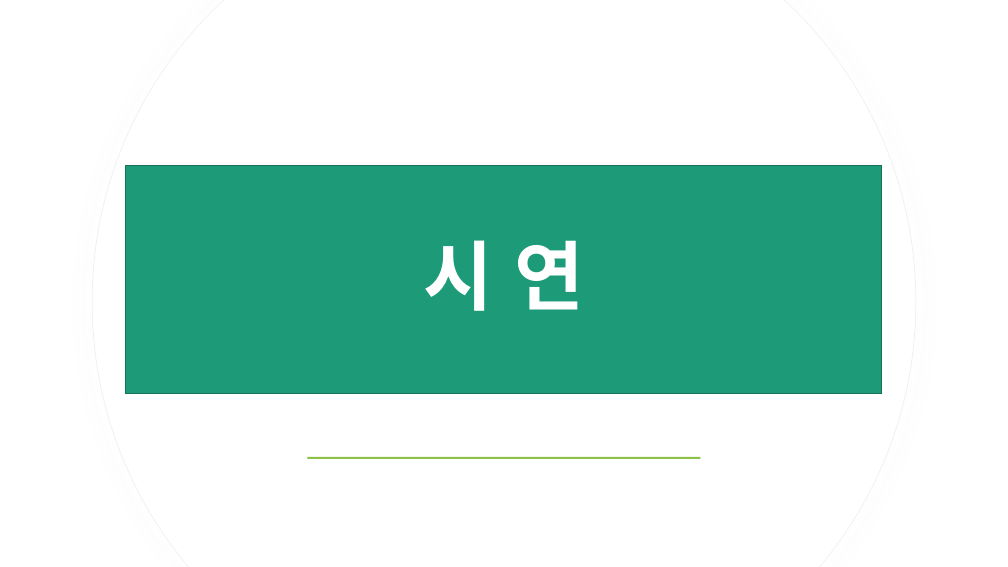
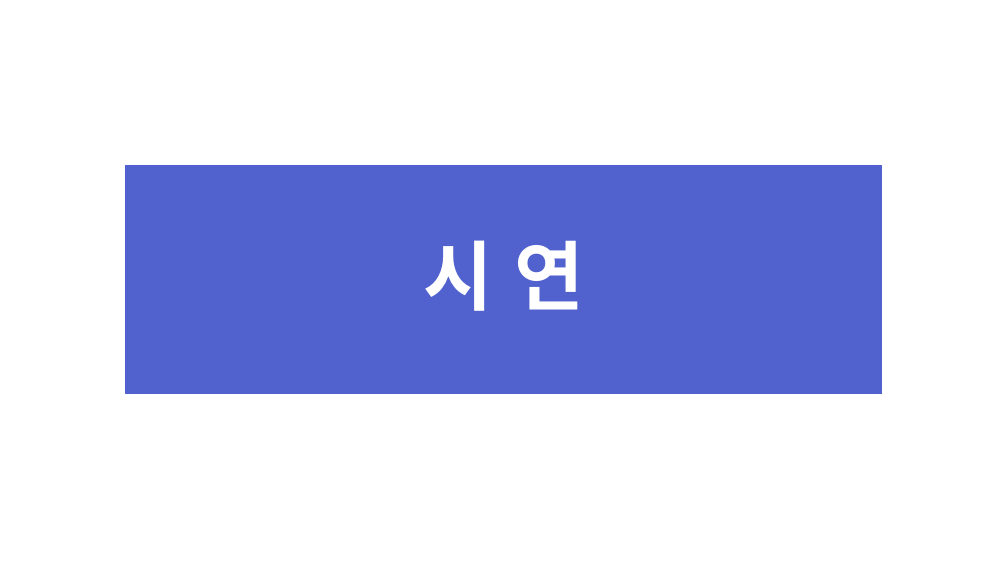
Before and after one commit to ShinHyeonSeong/Final, a slide deck: slide 18 of 기획 UI/A조 프로토타입 발표.pptx (slide 10 before the commit). Drawn at 1008x567 pixels with LibreOffice and Linux fonts; fonts in the diff are those of the drawing. Boxes give left, top, right and bottom in pixels: in the first picture for what was removed or moved away, otherwise in the second. Text is boxed around its words. In the diff, an @@ line names an element or a change of style, - is before the commit and + after.

```diff
--- a/기획 UI/A조 프로토타입 발표.pptx
+++ b/기획 UI/A조 프로토타입 발표.pptx
@@ freeform shape removed at (92, 0, 917, 567) @@
@@ freeform shape removed at (93, 0, 916, 567) @@
@@ rectangle "시 연" at (126, 166, 882, 394): fill #1D9A78 to #5161CE; outline #157259 1 pt to #5161CE 1 pt @@
@@ rectangle removed at (308, 457, 701, 459) @@
```
Also in this commit, not shown: 6 other slides changed, 8 slides added, 1 other file.
